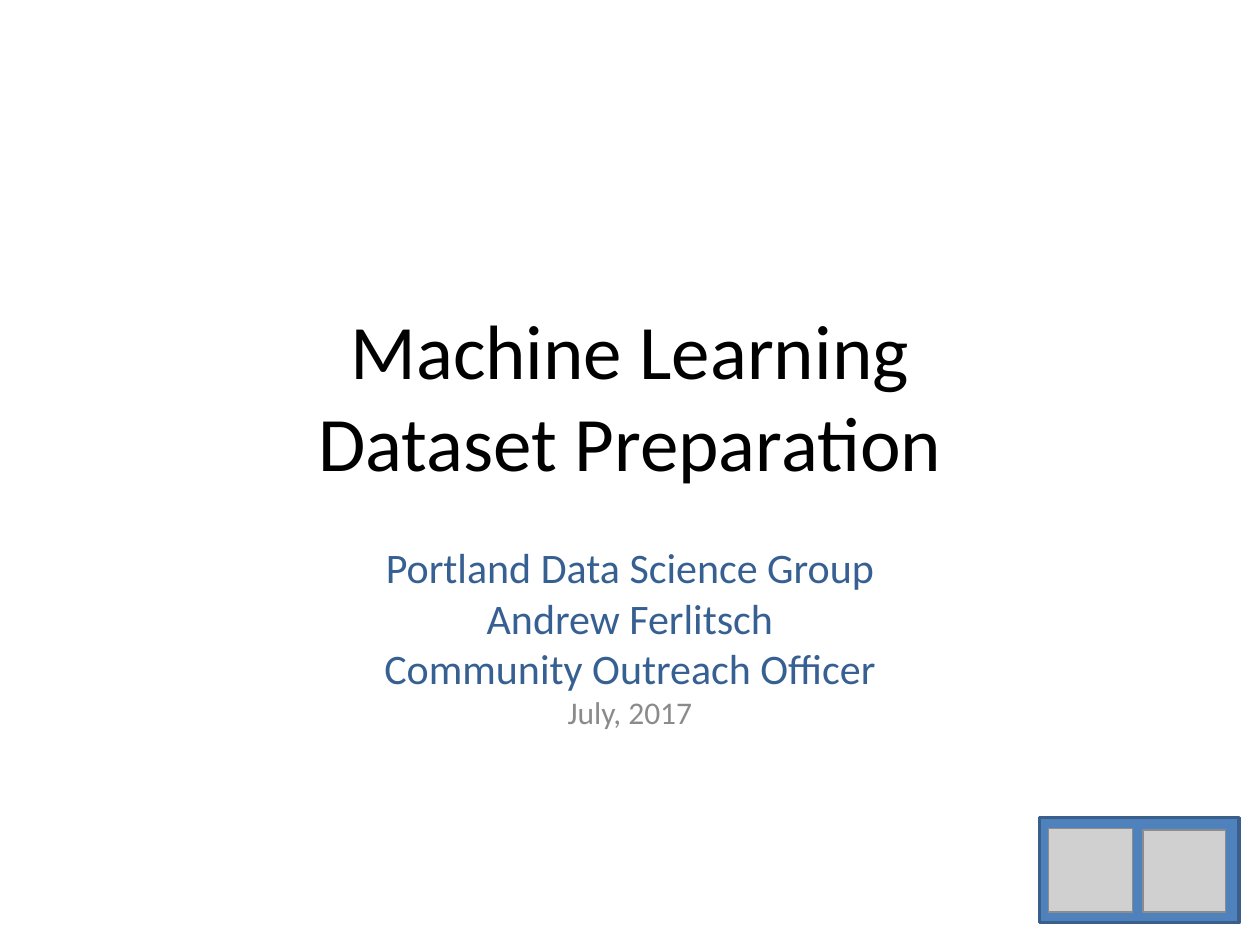
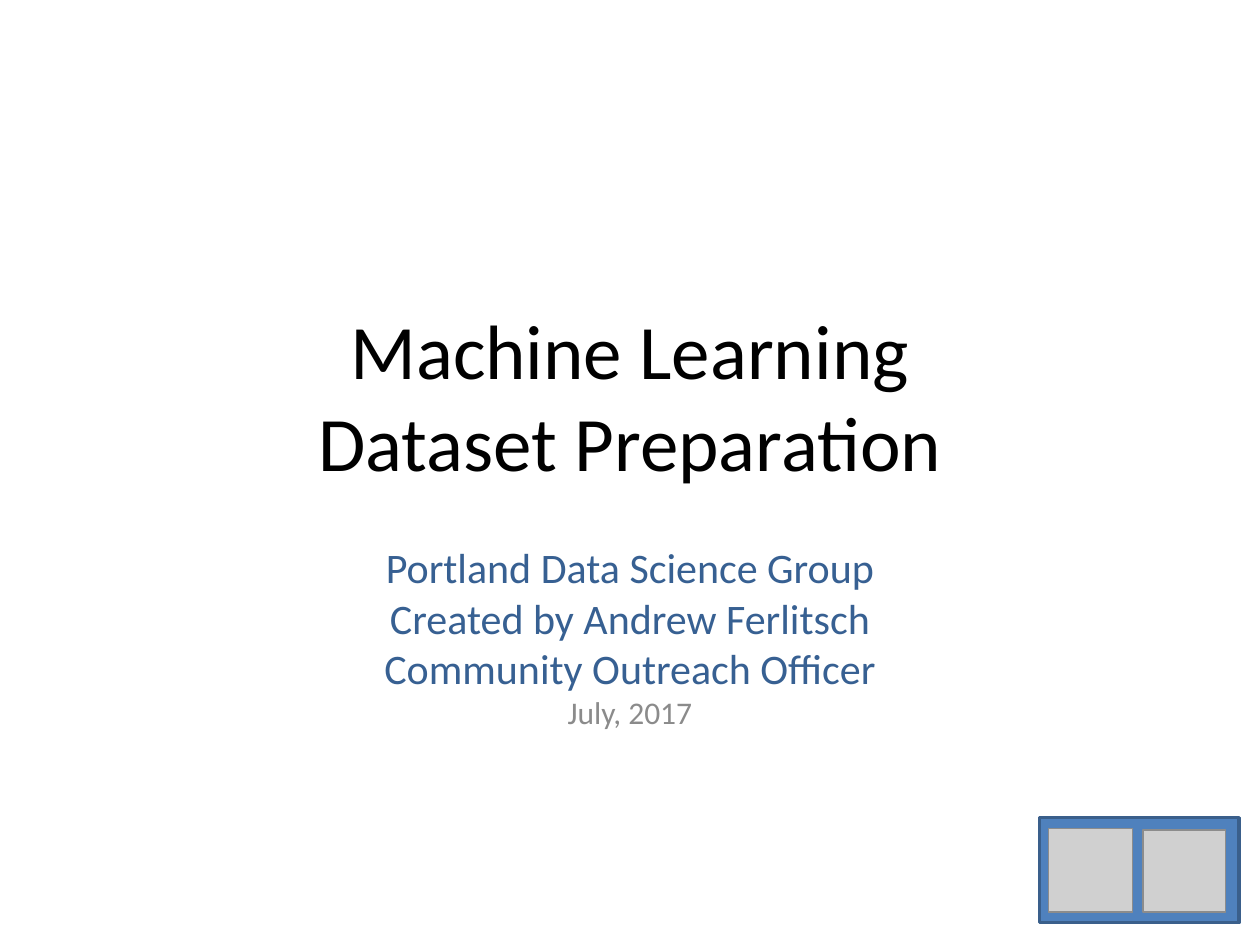
Before and after one commit to andrewferlitsch/Portland-Data-Science-Group, a slide deck: slide 1 of Presentations/ML Dataset Preparation.pptx. Drawn at 1260x945 pixels with LibreOffice and Linux fonts; fonts in the diff are those of the drawing; grey boxes stand for pictures. Boxes give left, top, right and bottom in pixels: in the first picture for what was removed or moved away, otherwise in the second. Text is boxed around its words. In the diff, an @@ line names an element or a change of style, - is before the commit and + after.

```diff
--- a/Presentations/ML Dataset Preparation.pptx
+++ b/Presentations/ML Dataset Preparation.pptx
@@ subtitle at box(384, 554, 875, 729): text changed @@
-Portland Data Science Group
-Andrew Ferlitsch
-Community Outreach Officer
-July, 2017
+Portland Data Science Group
+Created by Andrew Ferlitsch
+Community Outreach Officer
+July, 2017
```
Also in this commit, not shown: 1 other file.
